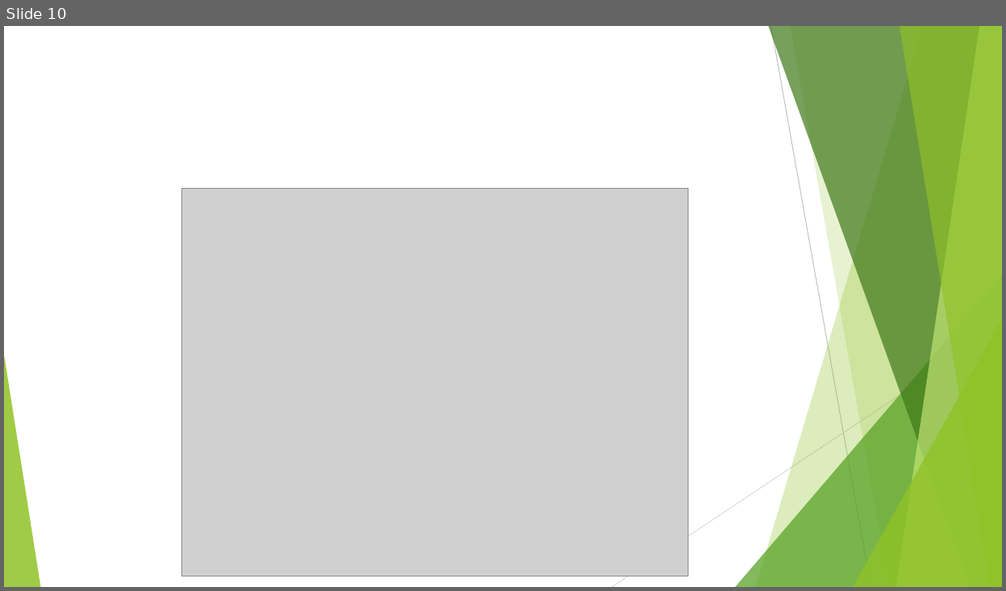
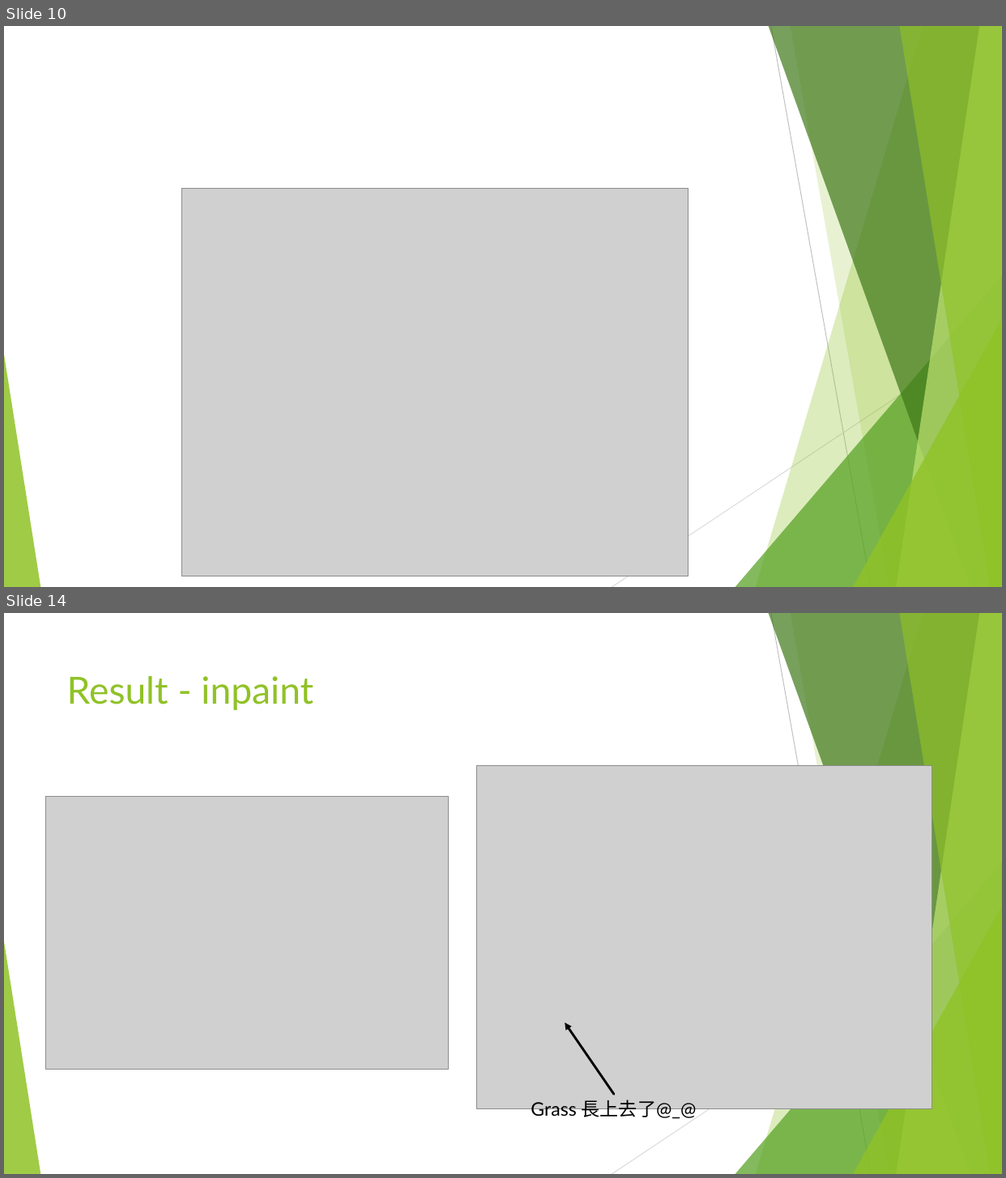
Before and after one commit to whus6207/PatchMatch, a slide deck: PatchMatch.pptx. Shown one above the other, each under a label of ours: slide 10 before the commit, slides 10 and 14 after it; the slides between them are not shown. The pictures are 1006x591 and 1006x1178 pixels, drawn with LibreOffice and Linux fonts; fonts in the diff are those of the drawing; grey boxes stand for pictures. Boxes give left, top, right and bottom in pixels: in the first picture for what was removed or moved away, otherwise in the second. Text is boxed around its words. In the diff, an @@ line names an element or a change of style, - is before the commit and + after.

Commit message:
powerpoint add result

```diff
--- a/PatchMatch.pptx
+++ b/PatchMatch.pptx
@@ slide 14 added at (x1=4, y1=613, x2=1002, y2=1174), background #FFFFFF; not listed: 10 template elements that a slide beside it also shows @@
@@ title added at (x1=67, y1=676, x2=313, y2=710), 36 pt, text #90C226 @@
+Result - inpaint
@@ picture added at (x1=476, y1=766, x2=931, y2=1110) @@
@@ picture added at (x1=45, y1=796, x2=448, y2=1069) @@
@@ arrow added from (614, 1094) to (565, 1023), #000000 2.25 pt @@
@@ text added at (x1=530, y1=1100, x2=697, y2=1121), 18 pt, text #000000 @@
+Grass 長上去了@_@
```
Also in this commit, not shown: 3 other slides added, 1 other file.
